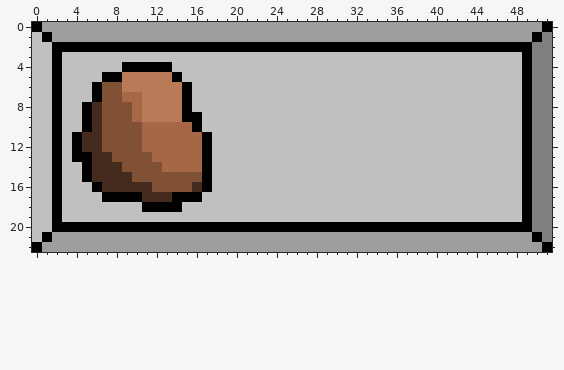
File history of a pixel-art sprite, bin/res/spaceUI/debrisTracker.png. This is how it looked before the edit.
The file is 52x23 pixels. Colours within 5 levels of each other are drawn and written as one.
The result:
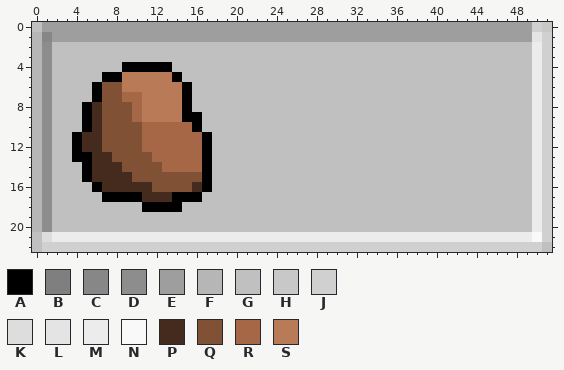
Palette (. is transparent): A #000000  B #7f7f7f  C #878787  D #8d8d8d  E #9e9e9e  F #b6b6b6  G #c0c0c0  H #c8c8c8  J #d0d0d0  K #dddddd  L #e4e4e4  M #ececec  N #f9f9f9  P #452b1d  Q #815136  R #a56745  S #b97a57
Difference:
Colour A becomes colour C in row 1 at x 1.
Colour G becomes colour D in rows 2 to 20 at x 1.
Colour G becomes colour F in rows 1 to 20 at x 0.
Colour A becomes colour G in row 0 at x 0; in row 2 at x 2 to 49; in rows 3 to 19 at x 2 and 49; in row 20 at x 2 to 49; in row 22 at x 0 and 51.
Colour A becomes colour H in row 0 at x 51.
Colour B becomes colour J in rows 1 to 21 at x 51.
Colour E becomes colour J in row 0 at x 50; in row 22 at x 1 to 50.
Colour A becomes colour K in row 21 at x 1.
Colour A becomes colour L in row 1 at x 50.
Colour B becomes colour M in rows 2 to 20 at x 50.
Colour E becomes colour M in row 21 at x 2 to 49.
Colour A becomes colour N in row 21 at x 50.
Boxes around the changes in both pictures, in picture pixels (x1, y1, x2, y2):
changed: (32, 22, 552, 252)
